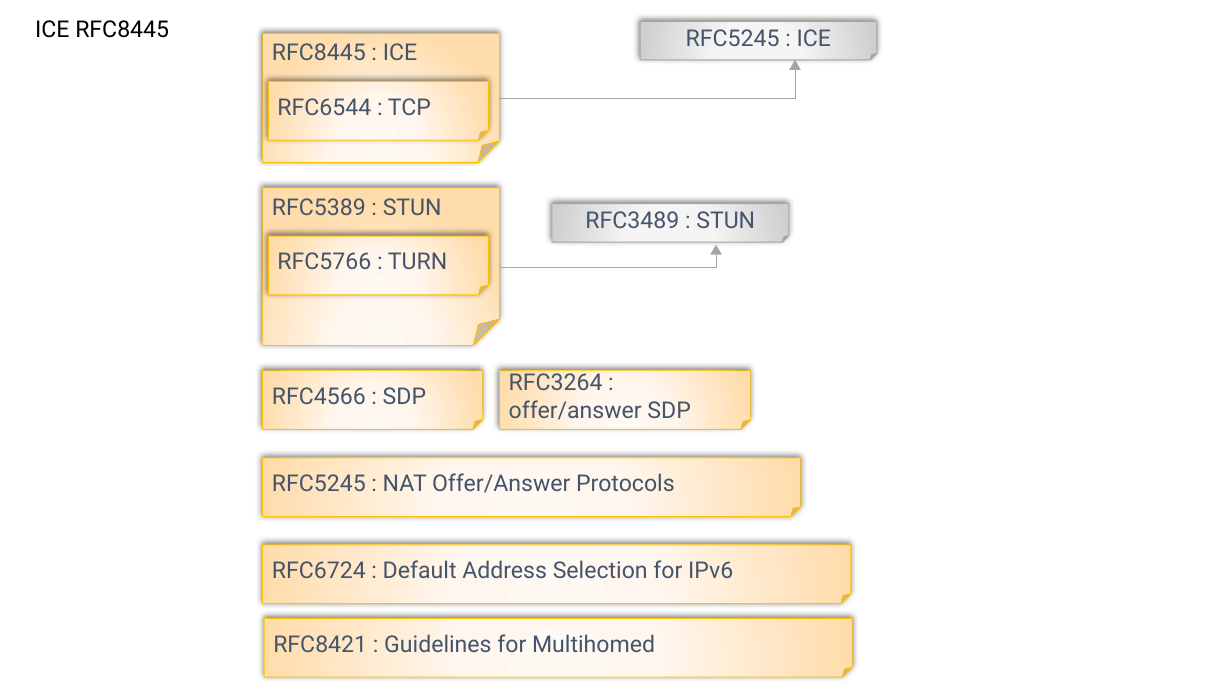
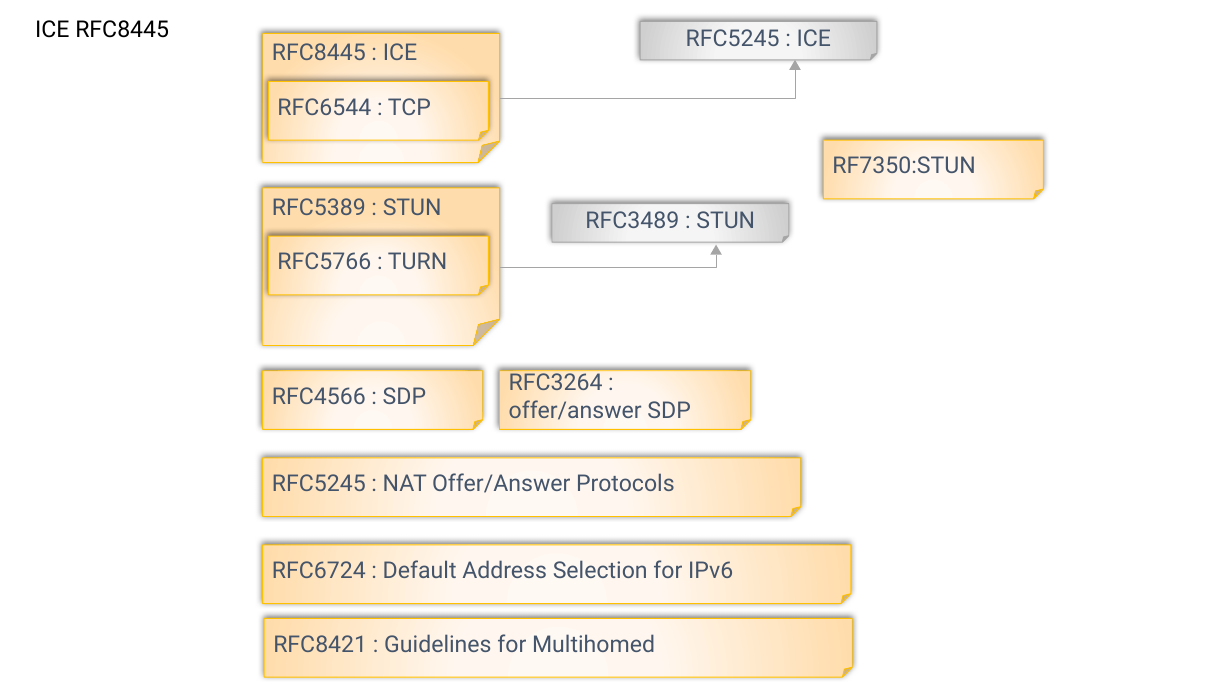
Before and after one commit to httpmail/ice, a slide deck: slide 1 of docs.pptx. Drawn at 1232x693 pixels with LibreOffice and Linux fonts; fonts in the diff are those of the drawing. Boxes give left, top, right and bottom in pixels: in the first picture for what was removed or moved away, otherwise in the second. Text is boxed around its words. In the diff, an @@ line names an element or a change of style, - is before the commit and + after.

```diff
--- a/docs.pptx
+++ b/docs.pptx
@@ folded corner added at <box>823,140,1043,200</box>, fill gradient #FFFAF4 to #FFF8EF to #FFDCAB, outline #FFC000 0.75 pt, 18 pt, text #44546A @@
+RF7350:STUN
```
Also in this commit, not shown: 3 slides added, 16 other files.
